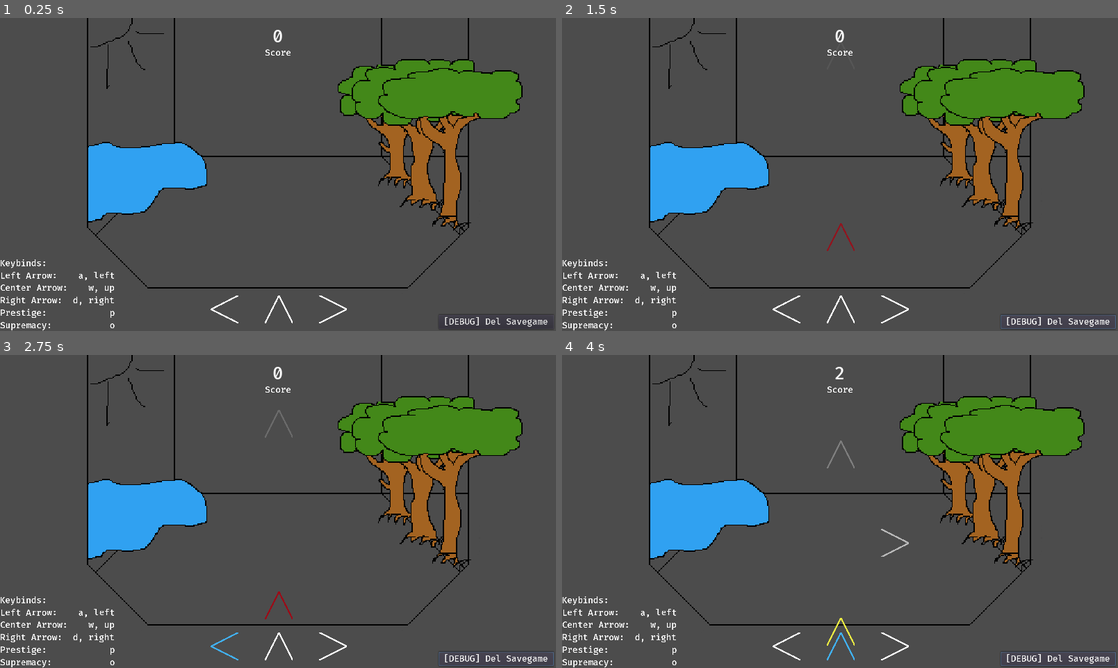
Above: before the commit, frames 1-4 (two rows, left to right).
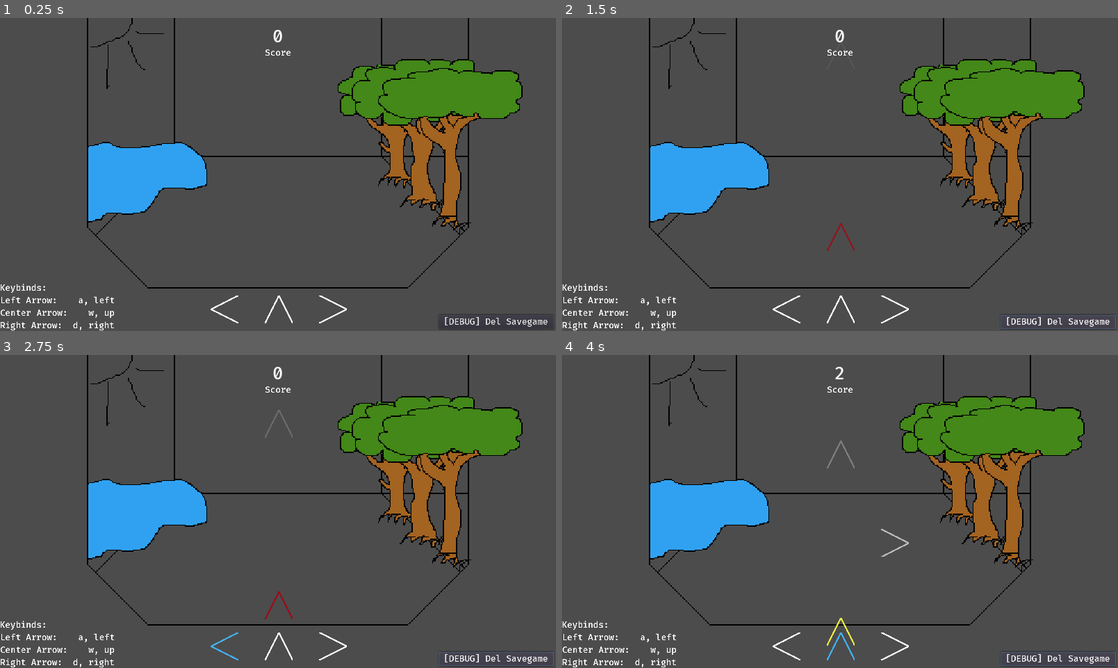
Above: after the commit, the same moments.

Repository: Sntx626/GameJam5
Game: Godot game, scene res://Scenes/MainScene.tscn
The game is run twice, just before and just after one commit, with the same random seed, the same clock (stepped at 60 frames per second) and the same inputs.
Inputs:
- Up to frame 1 (0.25 s): no input
- Up to frame 2 (1.5 s): tap Enter at 0.5 s; hold Right (A_right) 0.53-1.25 s; click "[DEBUG] Del Savegame" at 1.25 s
- Up to frame 3 (2.75 s): hold Left (A_left) from 2.03 s (still down)
- Up to frame 4 (4 s): release Left (A_left) at 2.78 s; hold Right (A_right) 2.78-3.53 s; hold Up (A_up) from 3.53 s (still down)

The runs differ from the first frame. In frame 1, 0.8% of the frame differs, in the area x 0-21%, y 77-100%; in frame 2, 0.8%; in frame 3, 0.8%; in frame 4, 0.8%.

Commit message:
fixed namings

Diff:
--- a/Scenes/klicker.tscn
+++ b/Scenes/Clicker.tscn
@@ -1,7 +1,8 @@
-[gd_scene load_steps=3 format=2]
+[gd_scene load_steps=4 format=2]
 
-[ext_resource path="res://Scenes/Klicker.gd" type="Script" id=1]
+[ext_resource path="res://Scenes/Clicker.gd" type="Script" id=1]
 [ext_resource path="res://Fonts/fira_code_medium.tres" type="DynamicFont" id=2]
+[ext_resource path="res://Scenes/Keybinds.gd" type="Script" id=3]
 
 [node name="Klicker" type="Node2D"]
 script = ExtResource( 1 )
@@ -52,6 +53,7 @@
 
 [node name="Keybinds" type="Node2D" parent="."]
 position = Vector2( 0, 208 )
+script = ExtResource( 3 )
 
 [node name="KeybindsButtons" type="Label" parent="Keybinds"]
 margin_right = 211.0
--- a/Scenes/MainScene.gd
+++ b/Scenes/MainScene.gd
@@ -3,7 +3,7 @@
 var bpm = 52;
 var points = 0
 
-var klicker = null
+var clicker = null
 var song_audio_stream = [];
 var main_instrument_audio_stream;
 var main_instrument_playtime = 2*1000;
@@ -13,7 +13,7 @@
 
 
 func _ready():
-	klicker = $Klicker
+	clicker = $Clicker
 	song_audio_stream.append($AudioStreamBass)
 	song_audio_stream.append($AudioStreamLead)
 	song_audio_stream.append($AudioStreamHiHats)
@@ -46,4 +46,4 @@
 
 func _notification(event):
 	if event == MainLoop.NOTIFICATION_WM_GO_BACK_REQUEST or event == MainLoop.NOTIFICATION_WM_QUIT_REQUEST:
-		$Klicker.save_data()
+		$Clicker.save_data()
--- a/Scenes/MainScene.tscn
+++ b/Scenes/MainScene.tscn
@@ -2,7 +2,7 @@
 
 [ext_resource path="res://Scenes/MainScene.gd" type="Script" id=1]
 [ext_resource path="res://Scenes/RythmGame.tscn" type="PackedScene" id=2]
-[ext_resource path="res://Scenes/Klicker.tscn" type="PackedScene" id=3]
+[ext_resource path="res://Scenes/Clicker.tscn" type="PackedScene" id=3]
 [ext_resource path="res://Assets/stageExample.png" type="Texture" id=4]
 [ext_resource path="res://Sounds/GameJamLofi1_52BPM.mp3" type="AudioStream" id=5]
 [ext_resource path="res://Sounds/GameJamLofi1_52Bpm/Lofi#1 Bass.wav" type="AudioStream" id=6]
@@ -22,7 +22,7 @@
 
 [node name="RythmGame" parent="." instance=ExtResource( 2 )]
 
-[node name="Klicker" parent="." instance=ExtResource( 3 )]
+[node name="Clicker" parent="." instance=ExtResource( 3 )]
 
 [node name="AudioStreamPlayer" type="AudioStreamPlayer" parent="."]
 stream = ExtResource( 5 )
--- a/Scenes/RythmGame.gd
+++ b/Scenes/RythmGame.gd
@@ -46,13 +46,13 @@
 	if (row.size() > 0):
 		var points = row[0].getStagePoints();
 		if (not points == -1):
-			get_parent().klicker.add_to_currency(0,points)
+			get_parent().clicker.add_to_currency(0,points)
 			if (points > 0):
 				get_parent().hitNode();
 			if (points == row[0].get("stages_points")[0]):
-				combo = get_parent().klicker.update_combo(combo + 1, true)
+				combo = get_parent().clicker.update_combo(combo + 1, true)
 			elif (points == 0):
-				combo = get_parent().klicker.update_combo(0, true)
+				combo = get_parent().clicker.update_combo(0, true)
 			#get_parent().get_child(2).add_to_currency(0,row[0].getStagePoints())
 			remove_child(row[0]);
 			row.remove(0);
@@ -60,7 +60,7 @@
 func clearRowFromStopped(row):
 	while (row.size() > 0 && row[0].get("stopped") == true):
 		remove_child(row[0])
-		combo = get_parent().klicker.update_combo(0, true)
+		combo = get_parent().clicker.update_combo(0, true)
 		row.remove(0)
 
 func setArrowColor(arrow, r, g, b):
Renamed: Scenes/klicker.gd -> Scenes/Clicker.gd
